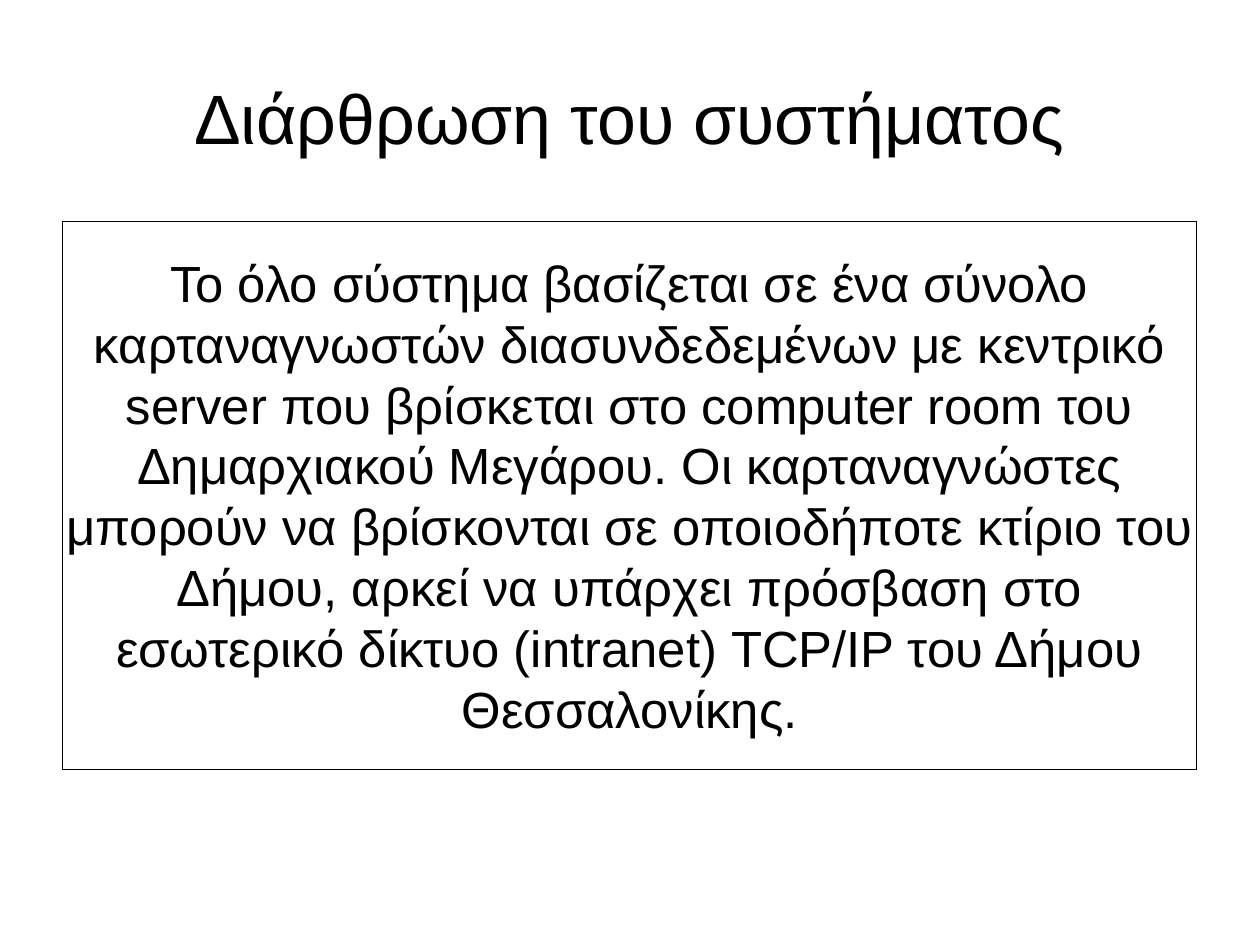
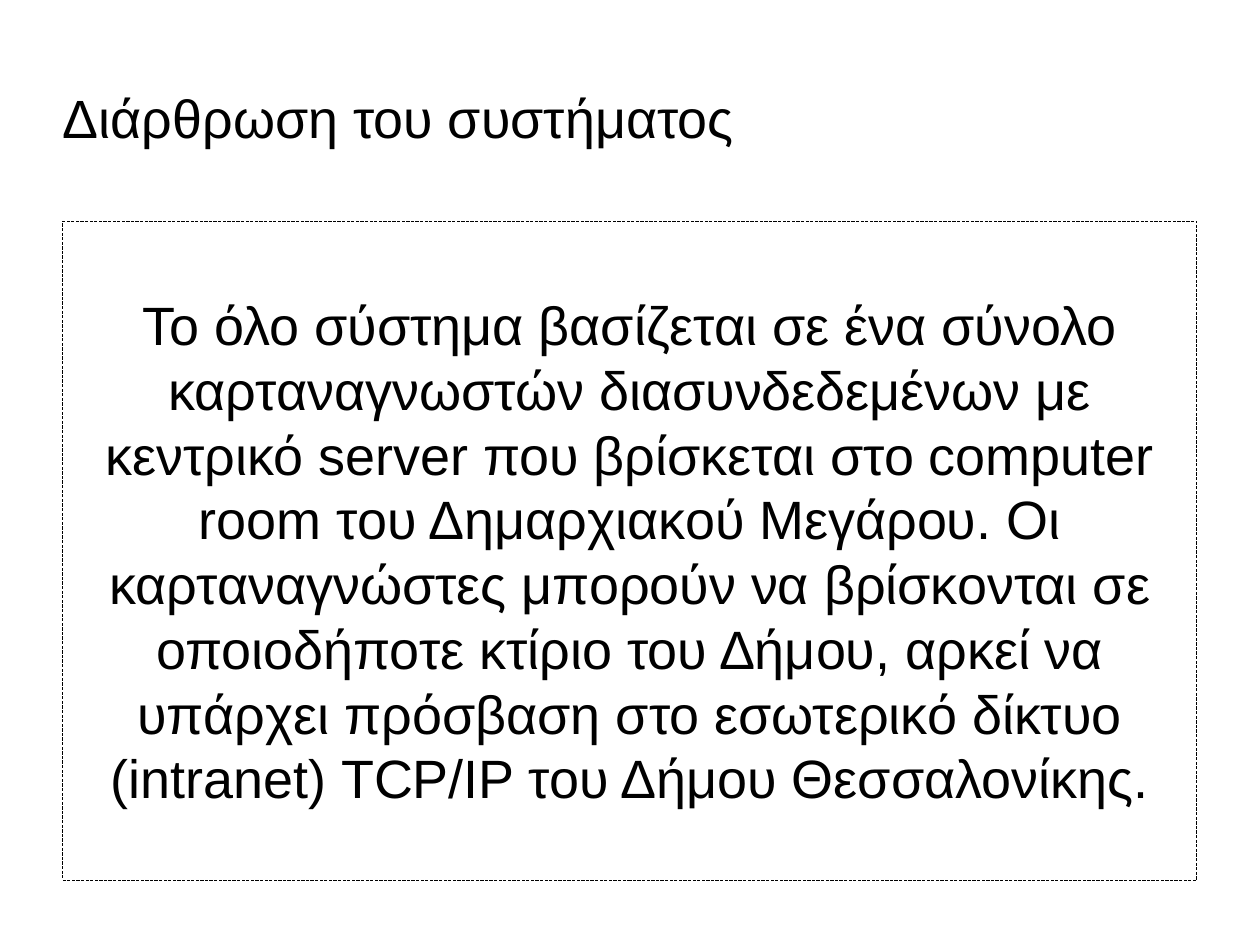
Before and after one commit to panos1962/letrak, a slide deck: slide 3 of misc/isagogi.odp. Drawn at 1260x945 pixels with LibreOffice and Linux fonts; fonts in the diff are those of the drawing; background and template pictures are left out. Boxes give left, top, right and bottom in pixels: in the first picture for what was removed or moved away, otherwise in the second. Text is boxed around its words. In the diff, an @@ line names an element or a change of style, - is before the commit and + after.

```diff
--- a/misc/isagogi.odp
+++ b/misc/isagogi.odp
@@ title "Διάρθρωση του συστήματος": place and size @@
-title "Διάρθρωση του συστήματος" at [194,91,1064,157]
+title "Διάρθρωση του συστήματος" at [63,97,733,148]
@@ title "Διάρθρωση του συστήματος" at [63,97,733,148]: size 44 to 33.9 pt; alignment centre to left @@
@@ subtitle "Το όλο σύστημα βασίζεται σε ...": place and size @@
-subtitle "Το όλο σύστημα βασίζεται σε ..." at [63,221,1197,768]
+subtitle "Το όλο σύστημα βασίζεται σε ..." at [63,221,1197,880]
@@ subtitle "Το όλο σύστημα βασίζεται σε ..." at [63,221,1197,880]: size 32 to 34 pt @@
```
Also in this commit, not shown: 7 other slides changed, 1 slide added.
